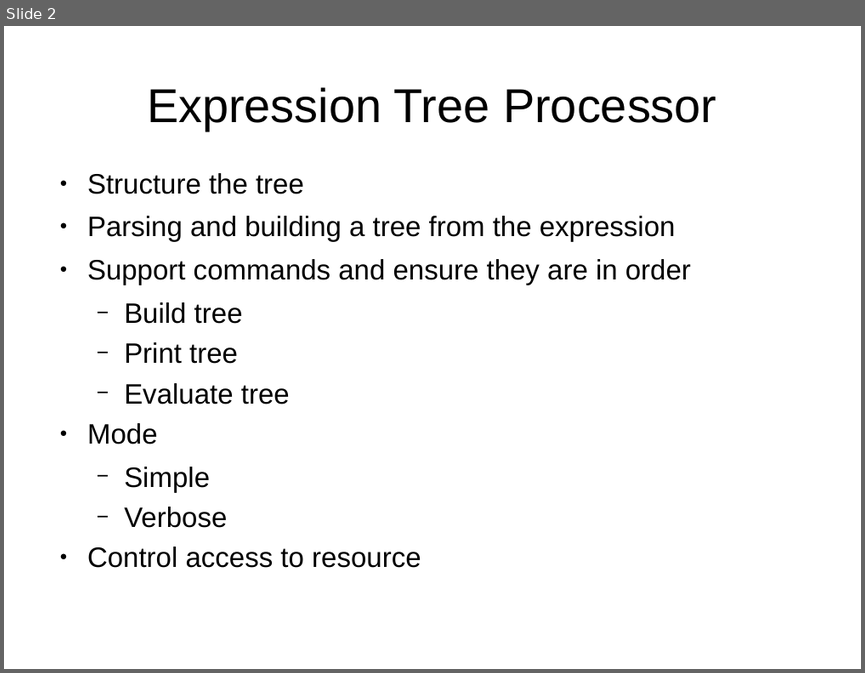
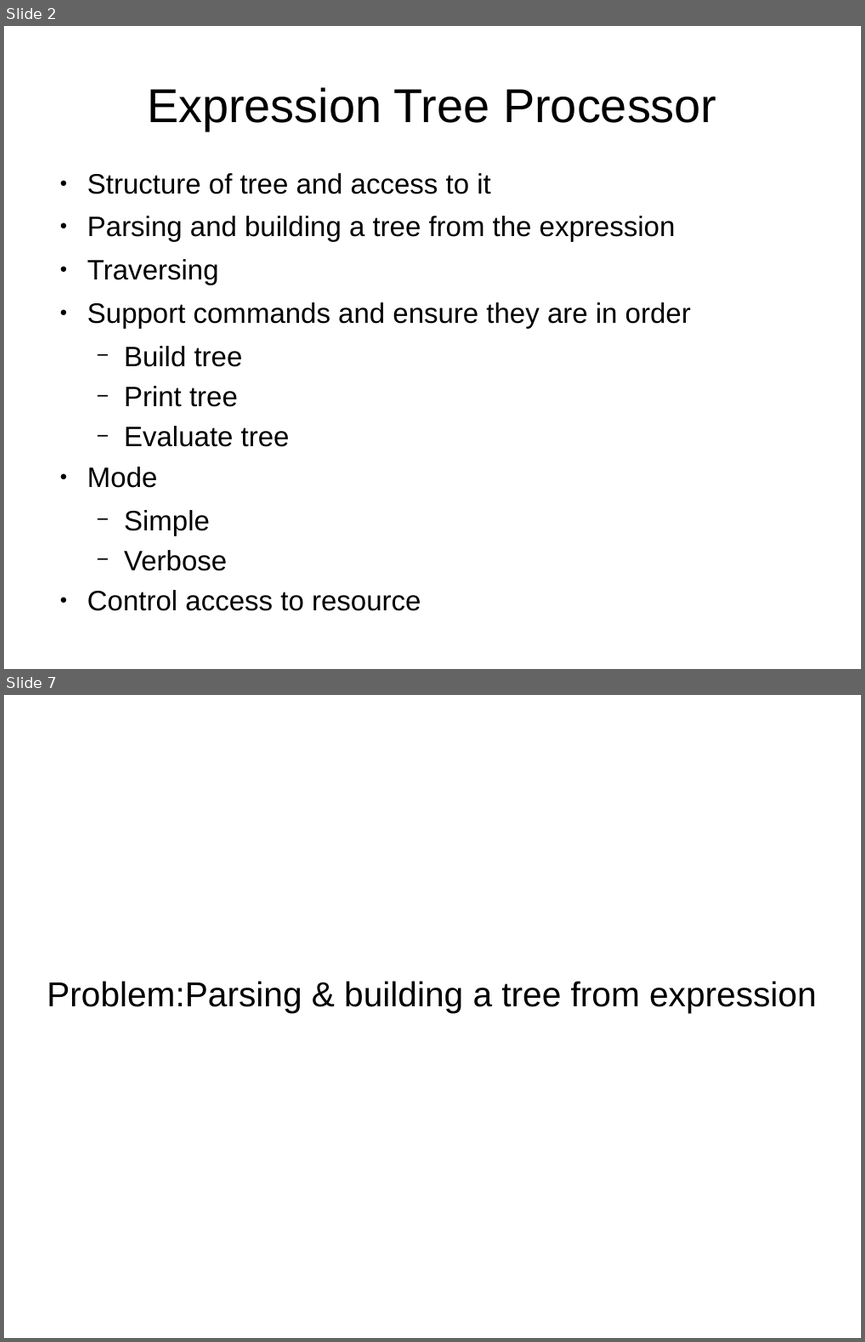
Before and after one commit to bpcrao/purnacode, a slide deck: ppts/Design Patterns by Example.ppt. Shown one above the other, each under a label of ours: slide 2 before the commit, slides 2 and 7 after it; the slides between them are not shown. The pictures are 865x673 and 865x1342 pixels, drawn with LibreOffice and Linux fonts; fonts in the diff are those of the drawing. Boxes give left, top, right and bottom in pixels: in the first picture for what was removed or moved away, otherwise in the second. Text is boxed around its words. In the diff, an @@ line names an element or a change of style, - is before the commit and + after.

```diff
--- a/ppts/Design Patterns by Example.ppt
+++ b/ppts/Design Patterns by Example.ppt
@@ slide 7 added at (4,695,861,1338), background #FFFFFF @@
@@ text added at (46,981,816,1013), 32 pt, text #000000 @@
+Problem:Parsing & building a tree from expression
@@ slide 2 changed as well @@
@@ text at (87,173,490,194): text changed @@
-● Structure the tree
+● Structure of tree and access to it
@@ text at (87,259,219,285): paragraph added @@
+● Traversing
```
Also in this commit, not shown: 1 other slide changed, 14 other slides added, 1 slide removed, 10 other files.
